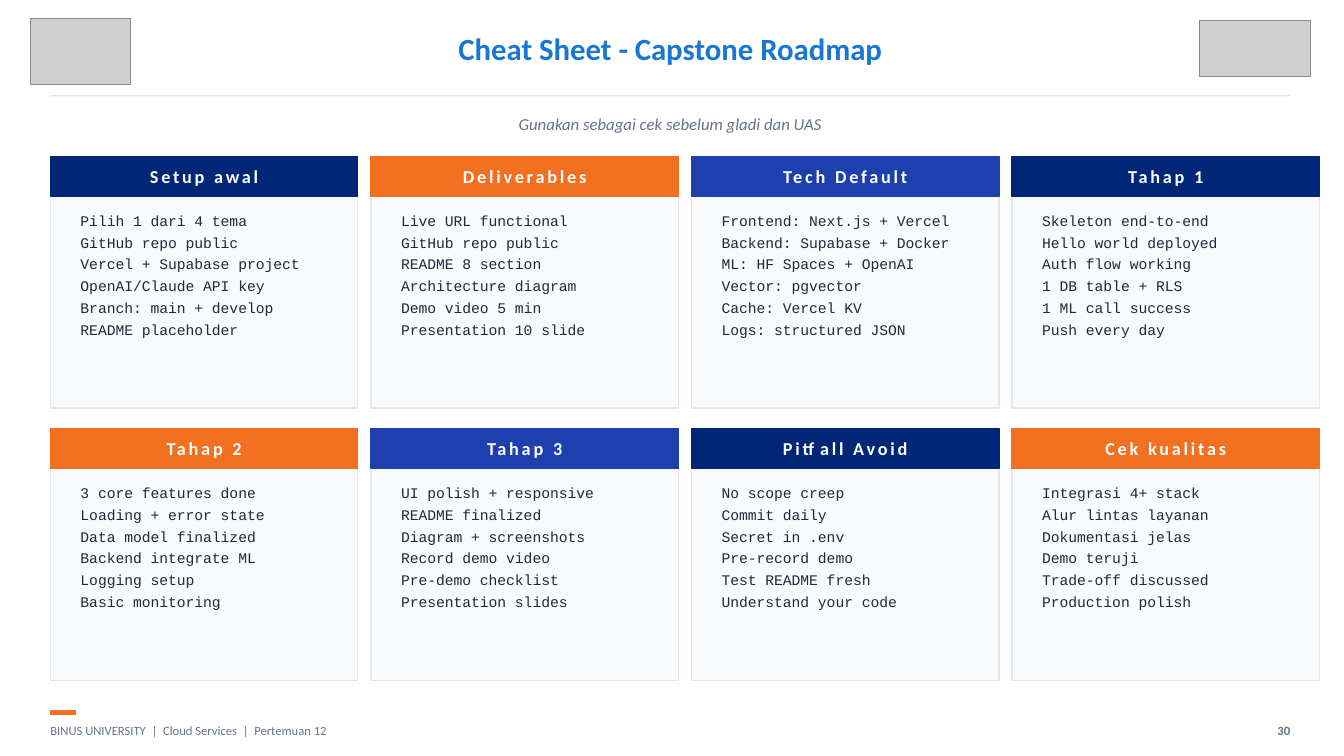
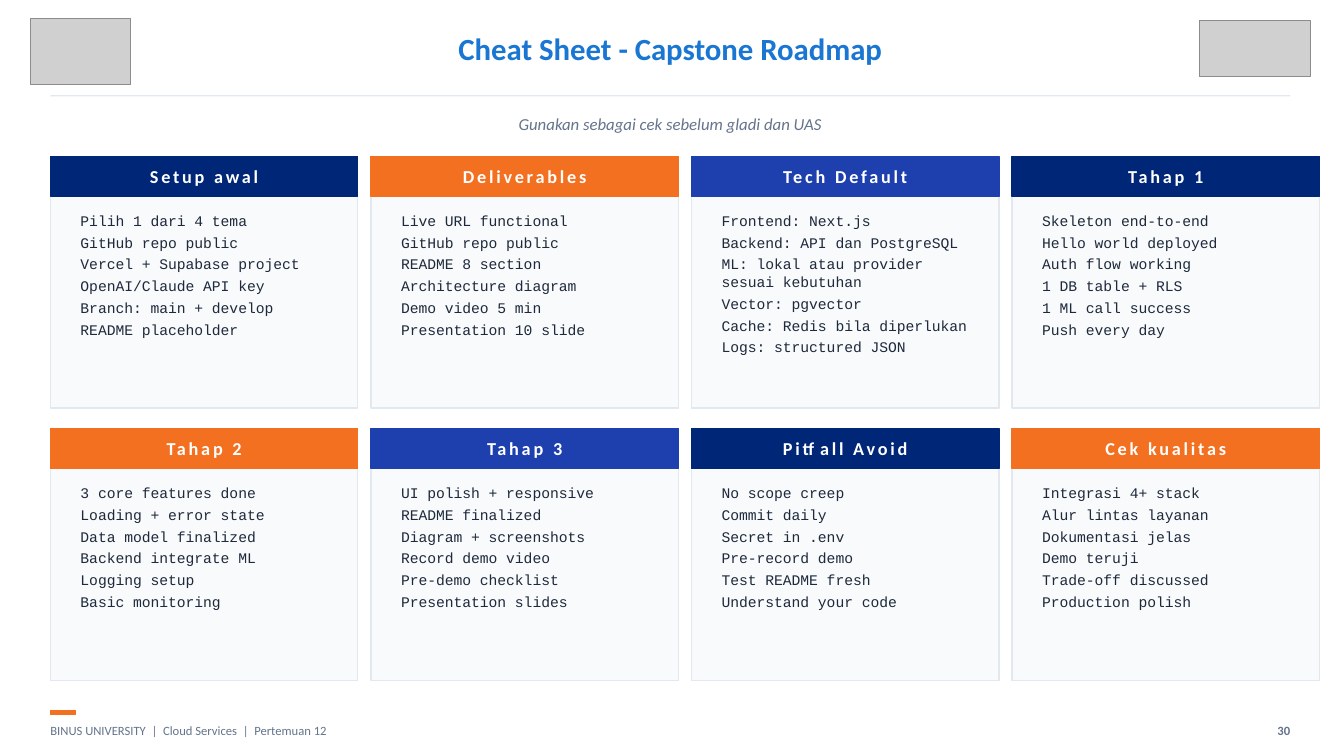
Before and after one commit to SeedFlora/meet11CloudService, a slide deck: slide 30 of slides/Teori_Pertemuan_12.pptx. Drawn at 1344x756 pixels with LibreOffice and Linux fonts; fonts in the diff are those of the drawing; grey boxes stand for pictures. Boxes give left, top, right and bottom in pixels: in the first picture for what was removed or moved away, otherwise in the second. Text is boxed around its words. In the diff, an @@ line names an element or a change of style, - is before the commit and + after.

```diff
--- a/slides/Teori_Pertemuan_12.pptx
+++ b/slides/Teori_Pertemuan_12.pptx
@@ text at box(722, 215, 959, 287): text changed @@
-Frontend: Next.js + Vercel
-Backend: Supabase + Docker
-ML: HF Spaces + OpenAI
+Frontend: Next.js
+Backend: API dan PostgreSQL
+ML: lokal atau provider sesuai kebutuhan
@@ text at box(722, 320, 967, 334): text changed @@
-Cache: Vercel KV
+Cache: Redis bila diperlukan
```
Also in this commit, not shown: 4 other slides changed, 12 other files.
